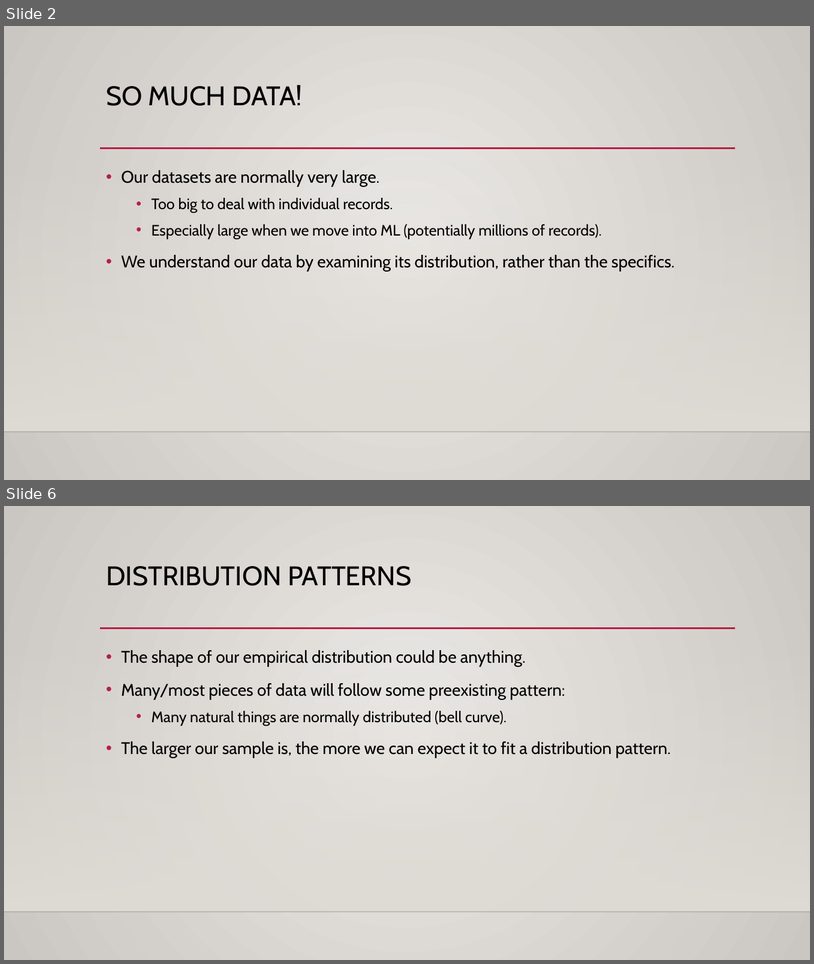
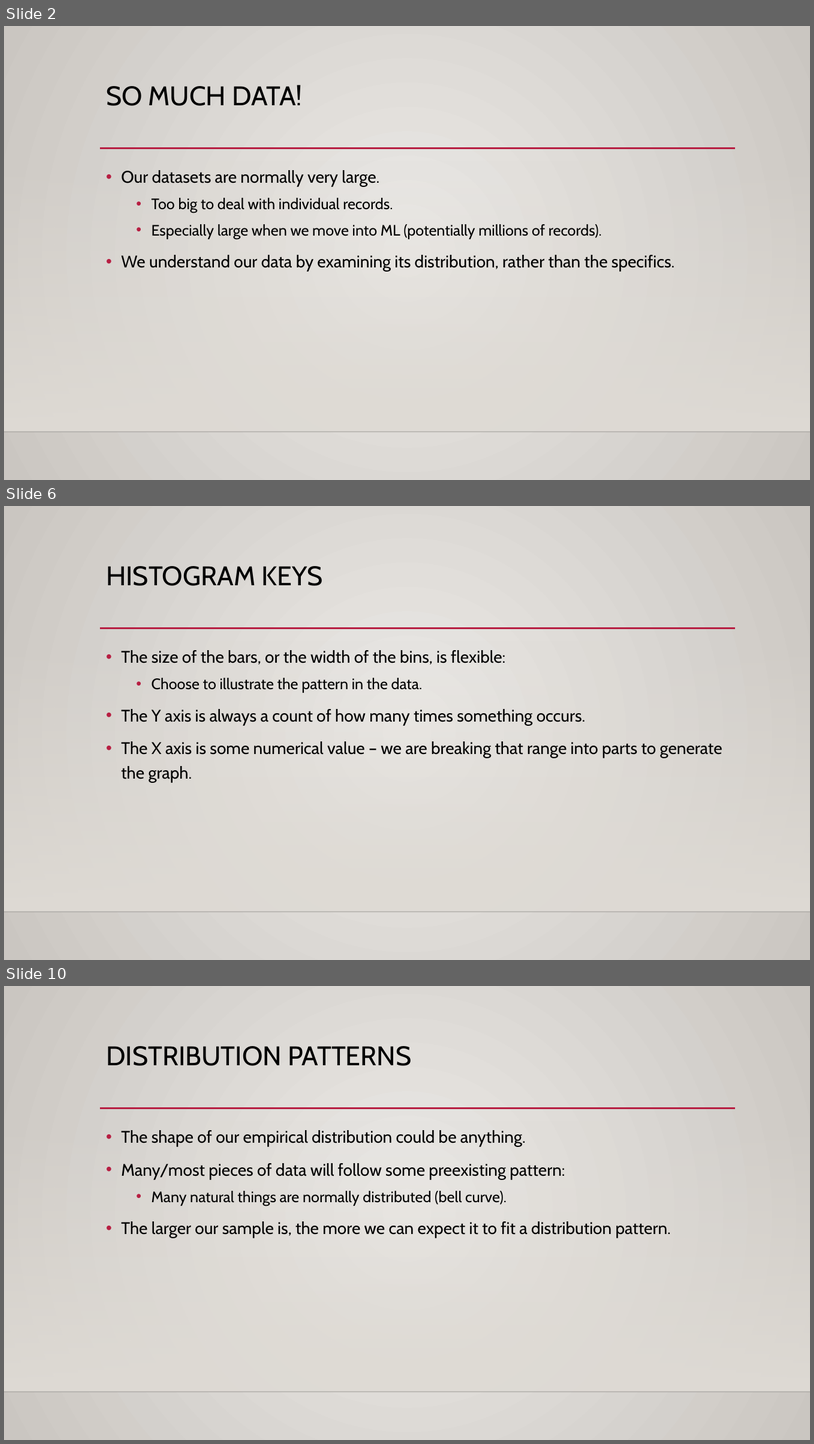
Before and after one commit to AkeemSemper/Basic_Stats_in_Python_Student_Workbooks, a slide deck: reference_material/slides/003_Distribution_Basics.pptx. Shown one above the other, each under a label of ours: slides 2 and 6 before the commit, slides 2, 6 and 10 after it; the slides between them are not shown. The pictures are 814x964 and 814x1444 pixels, drawn with LibreOffice and Linux fonts; fonts in the diff are those of the drawing; background and template pictures are left out. Boxes give left, top, right and bottom in pixels: in the first picture for what was removed or moved away, otherwise in the second. Text is boxed around its words. In the diff, an @@ line names an element or a change of style, - is before the commit and + after.

```diff
--- a/reference_material/slides/003_Distribution_Basics.pptx
+++ b/reference_material/slides/003_Distribution_Basics.pptx
@@ slide 6 added at box(4, 506, 810, 960), background gradient #ECEAE7 to #CAC7C1; not listed: 3 template elements that a slide beside it also shows @@
@@ title added at box(106, 566, 323, 586), 32 pt, text #000000 @@
+HISTOGRAM KEYS
@@ text added at box(121, 650, 723, 782), 20 pt, text #000000 @@
+• The size of the bars, or the width of the bins, is flexible:
+  • Choose to illustrate the pattern in the data.
+• The Y axis is always a count of how many times something occurs.
+• The X axis is some numerical value – we are breaking that range into parts to generate the graph.
@@ what was slide 6 is now slide 10 @@
```
Also in this commit, not shown: 3 slides changed, 4 other slides added, 2 other files.
